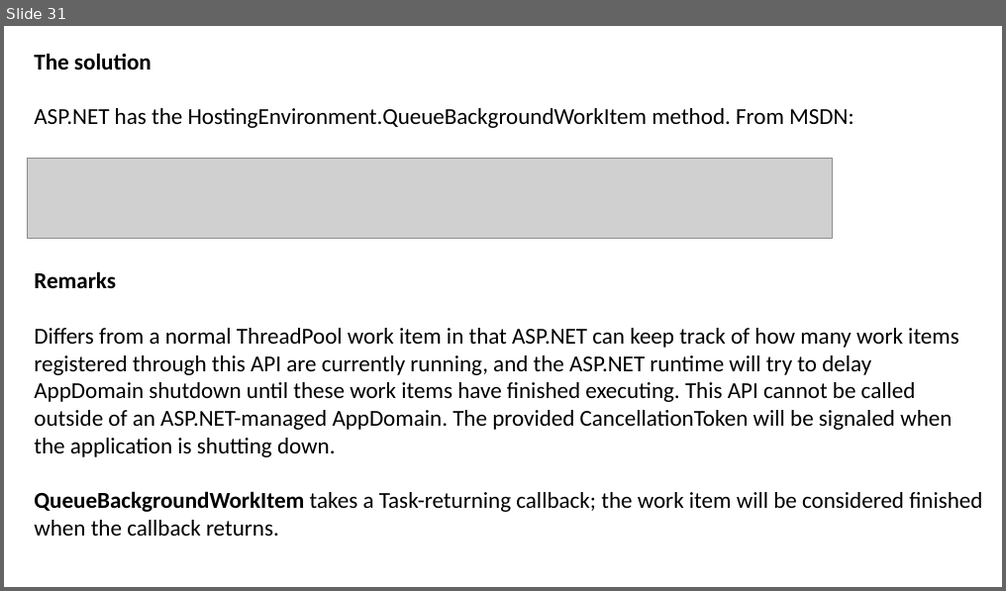
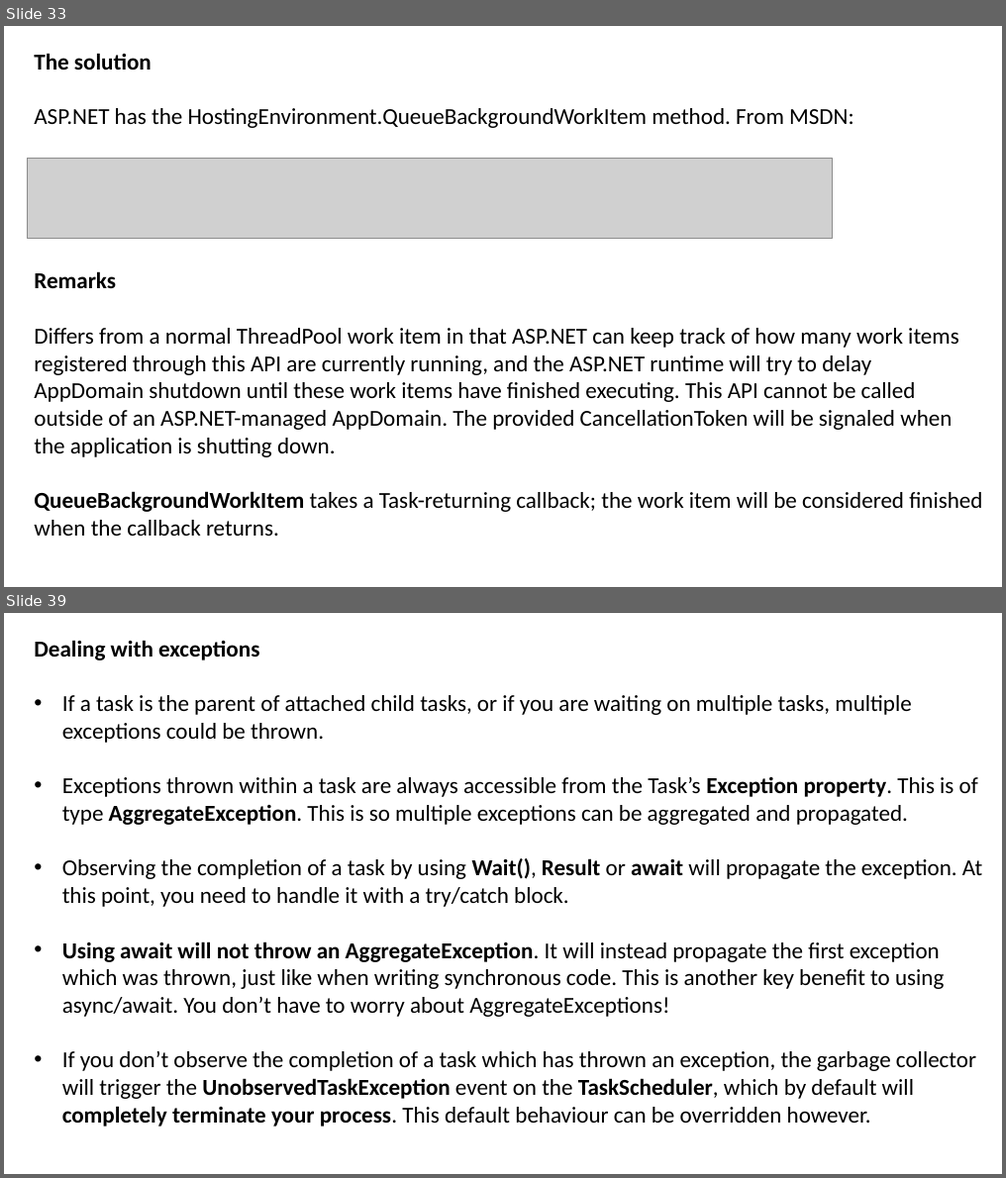
Before and after one commit to JoshKain/AsyncAwaitQuiz, a slide deck: Async and await presentation.pptx. Shown one above the other, each under a label of ours: slide 31 before the commit, slides 33 and 39 after it; the slides between them are not shown. The pictures are 1006x591 and 1006x1178 pixels, drawn with LibreOffice and Linux fonts; fonts in the diff are those of the drawing; grey boxes stand for pictures. Boxes give left, top, right and bottom in pixels: in the first picture for what was removed or moved away, otherwise in the second. Text is boxed around its words. In the diff, an @@ line names an element or a change of style, - is before the commit and + after.

```diff
--- a/Async and await presentation.pptx
+++ b/Async and await presentation.pptx
@@ slide 39 added at (4, 613, 1002, 1174), background #FFFFFF @@
@@ text added at (34, 640, 982, 1127), 22 pt, text #000000 @@
+Dealing with exceptions
+• If a task is the parent of attached child tasks, or if you are waiting on multiple tasks, multiple exceptions could be thrown.
+• Exceptions thrown within a task are always accessible from the Task’s Exception property. This is of type AggregateException. This is so multiple exceptions can be aggregated and propagated.
+• Observing the completion of a task by using Wait(), Result or await will propagate the exception. At this point, you need to handle it with a try/catch block.
+• Using await will not throw an AggregateException. It will instead propagate the first exception which was thrown, just like when writing synchronous code. This is another key benefit to using async/await. You don’t have to worry about AggregateExceptions!
+• If you don’t observe the completion of a task which has thrown an exception, the garbage collector will trigger the UnobservedTaskException event on the TaskScheduler, which by default will completely terminate your process. This default behaviour can be overridden however.
@@ what was slide 31 is now slide 33 @@
```
Also in this commit, not shown: 5 slides changed, 6 other slides added, 2 other files.
